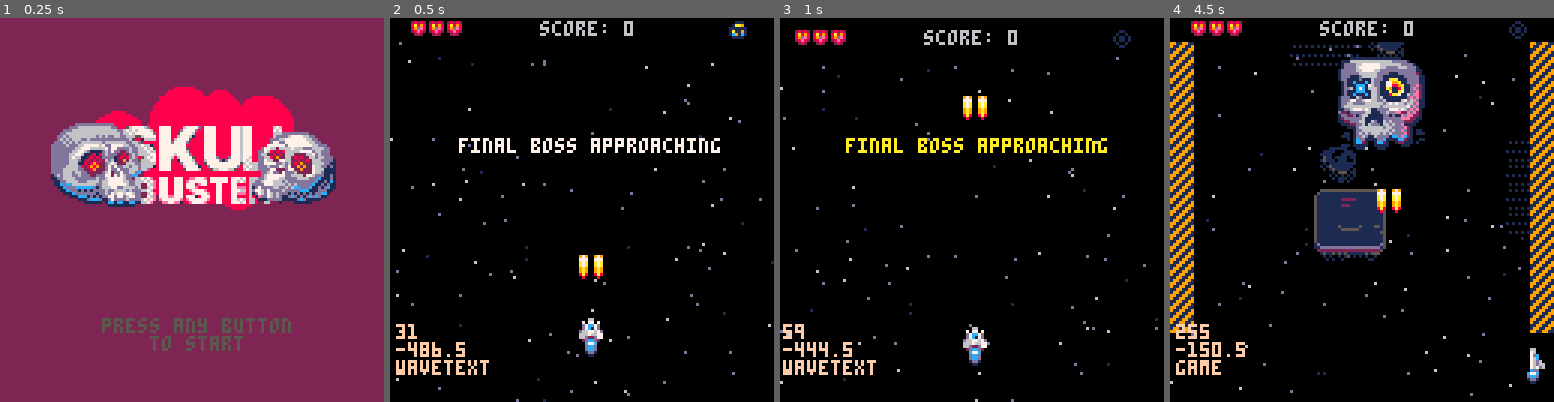
Above: before the commit, frames 1-4 (left to right).
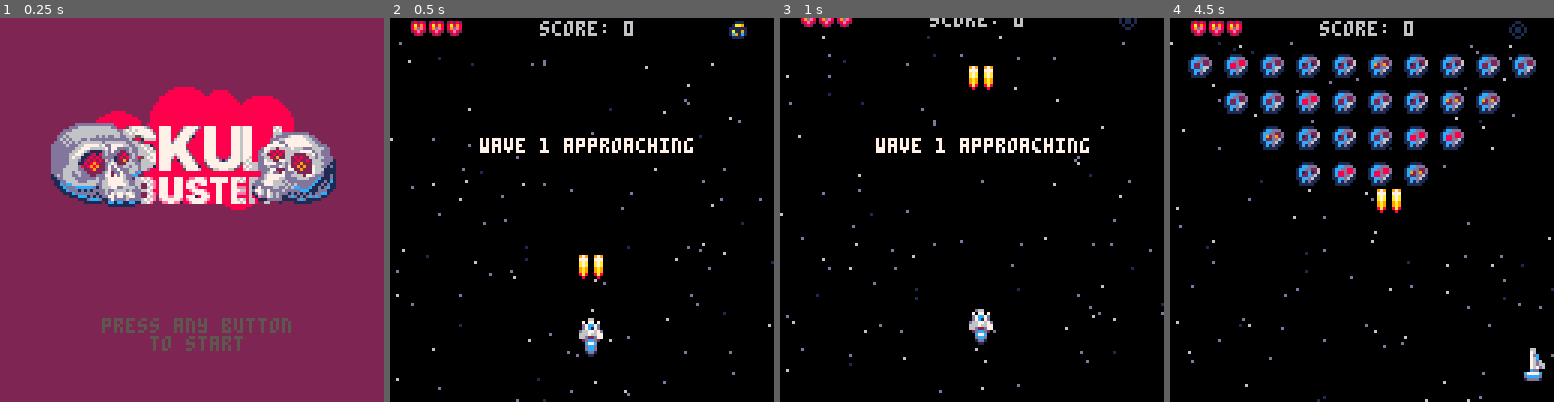
Above: after the commit, the same moments.

Repository: jimmac/pico-shed
Game: PICO-8 cartridge skulls.p8
The game is run twice, just before and just after one commit, with the same random seed, the same clock (stepped at 60 frames per second) and the same inputs.
Inputs:
- Up to frame 1 (0.25 s): no input
- Up to frame 2 (0.5 s): tap X (X key) at 0.33 s
- Up to frame 3 (1 s): tap O (Z key) at 0.7 s
- Up to frame 4 (4.5 s): tap X (X key) at 1.07, 1.85, 2.97, 4.08 s; hold Right 1.6-2.1 s; tap O (Z key) every 0.4 s from 1.7 to 4.1 s; hold Up 2.15-2.42 s; hold Right 2.47-3.03 s; hold Left 3.08-3.58 s; hold Down 3.63-3.97 s; hold Right from 4.02 s (still down)

Frame 1 is identical in both runs. In frame 2, 2.4% of the frame differs, in the area x 1-86%, y 31-93%; in frame 3, 6.2%; in frame 4, 26%, in the area x 0-100%, y 6-100%.

Commit message:
still struggling with the stupid state machine.
- what a spaghetti code. would love to have a more solid main flow

Diff:
--- a/skulls.p8
+++ b/skulls.p8
@@ -7,7 +7,6 @@
 -- todo
 
 -- boss
-	-- space station map under
 	-- special states
 	   -- shooting aimed fast
 	   -- spread shot gallore
@@ -35,7 +34,7 @@
 	music(0)
 	lockout=0
 	t=0
-	debug=true
+	debug=false
 end
 
 function _update60 ()
@@ -79,7 +78,7 @@
 	mode="wavetext"
 	flash=0
 	firet=0
-	wave=5
+	wave=0
 	lastwave=6
 	nextwave()
 	wavet=160
@@ -89,8 +88,8 @@
 	pl=makespr()
 	pl.x=63
 	pl.y=100
-	pl.spx=0
-	pl.spy=0  --speed
+	pl.sx=0
+	pl.sy=0  --speed
 	pl.spr=2
 	pl.lv=3   --number of lives
 	pl.inv=0  --invincibility
@@ -238,6 +237,9 @@
 end
 
 function col(a,b)
+ if a.ghost or b.ghost then
+  return false
+ end
 	--collision between a and b
 	--assumes 8x8 sprites
 	local a_left=a.x
@@ -433,29 +435,29 @@
 
  --ship movement
 	if btn(➡️) and pl.x<119 then
-		pl.spx=2
-		pl.spy=0
+		pl.sx=2
+		pl.sy=0
 		pl.spr=3
 	elseif btn(⬅️) and pl.x>1 then
-		pl.spx=-2
-		pl.spy=0
+		pl.sx=-2
+		pl.sy=0
 		pl.spr=1
 	elseif btn(⬆️) and pl.y>0 then
 	 pl.spr=2
-	 pl.spx=0
-	 pl.spy=-1
+	 pl.sx=0
+	 pl.sy=-1
 	elseif btn(⬇️) and pl.y>=0 and pl.y<110 then
 	 pl.spr=2
-	 pl.spx=0
-	 pl.spy=2
+	 pl.sx=0
+	 pl.sy=2
 	 flame=7 --small flame
 	else
-	 pl.spy=0
-		pl.spx=0
+	 pl.sy=0
+		pl.sx=0
 		pl.spr=2
 	end
-	pl.x=pl.x+pl.spx
-	pl.y=pl.y+pl.spy
+	pl.x=pl.x+pl.sx
+	pl.y=pl.y+pl.sy
 
 	-- spawn enemies if wave over
  if mode=="game" and #en==0 then
@@ -488,7 +490,11 @@
 			 local ency=myen.y+myen.sprh*4
 			 local plcx=pl.x+pl.sprw*4
 			 local plcy=pl.y+pl.sprh*4
-				pl.lv-=1
+			 if myen.boss then
+			 	pl.lv=0
+		 	else
+					pl.lv-=1
+				end
 				pl.inv=90
 				sfx(1)
 				del(en,myen)
@@ -504,7 +510,9 @@
 		pl.inv=0 --don't flash at the end
 		mode="gameover"
 		music(40)
-	end
+		return
+	end
+
 
 	--collision pl x enemy bullets
 	if pl.inv<=0 then
@@ -520,7 +528,6 @@
 				del(ebl,myebul)
 				setoff_explosion(plcx+rnd(10),plcy+rnd(10),"player")
 				setoff_sw(plcx,plcy)
-				screenshake(pl)
 			end
 		end
 	end
@@ -560,12 +567,14 @@
 		end
 	end
 	--make sure bombdeads are exploded
+	--[[
 	for myen in all(en) do
 		if myen.hp<=0 then
 		 killen(myen)
 		 screenshake(myen)
 		end
 	end
+	]]--
 
 	--move player bullets
 	for bullet in all(bl) do
@@ -674,6 +683,10 @@
 end
 
 function update_youwin()
+ if t<lockout then
+  return
+ end
+
  if btn(❎)==false and btn(🅾️)==false then
  	btnrelease=true
  end
@@ -873,7 +886,7 @@
  pal(1,13)
 	for i=0,16 do
 		for j=0,16 do
-			spr(240+rnd(j),i*8,j*8)
+			spr(241+rnd(j),i*8,j*8)
 		end
 	end
 	pal()
@@ -885,13 +898,13 @@
  wave+=1
 
  if wave>lastwave then
+  sfx(35)
 	 mode="youwin"
-	 lockout=t+30
-	 music(24)
- else --waves
- 	mode="wavetext"
- 	wavet=160
- end
+	 lockout=t+60
+ else
+		mode="wavetext"
+		wavet=160
+	end
 end
 
 function spawnwave()
@@ -953,8 +966,6 @@
 	local myebul=makespr()
 
 	myebul.spr=14
-	myebul.x=myen.x+3*myen.sprw
-	myebul.y=myen.y+6*myen.sprh
 	myebul.spr=14
 	myebul.ani={14,30,31,30,14}
 	myebul.anispd=.1
@@ -963,16 +974,23 @@
 	myebul.colw=2
 	myebul.colh=2
 	myebul.bulmode=true
-
-	myen.flash=8
+	myebul.x=myen.x+3*myen.sprw
+	if myen.boss then
+		myebul.y=myen.y+7*myen.sprh
+	else
+		myebul.y=myen.y+6*myen.sprh
+		myen.flash=8
+	end
 	sfx(4)
-	add(ebl,myebul)
-end
-
-function efirespread(myen,num,spd)
- local offset=t%4/10
+	--add(ebl,myebul)
+end
+
+function efirespread(myen,num,spd,base)
+ if base==nil then
+  base=0
+ end
  for i=1,num do
- 	efire(myen,(1/num)*i+offset,spd)
+  efire(myen,1/num*i+base,spd)
  end
 end
 
@@ -1017,8 +1035,8 @@
 		myen.colw=32
 		myen.colh=32
 		myen.hp=150
-		myen.spy=.1
-		myen.spx=0
+		myen.sy=0
+		myen.sx=0
 		myen.ani={132,136,140,136}
 		myen.deathshake=0--speci expl
 	elseif entype==6 then
@@ -1028,39 +1046,39 @@
 		myen.colw=16
 		myen.colh=16
 		myen.hp=50
-		myen.spy=.1
-		myen.spx=1
+		myen.sy=.1
+		myen.sx=1
 		myen.ani={24,26,28}
 		myen.deathshake=1
 	elseif entype==5 then
 		--skull
 		myen.hp=4
-		myen.spy=.2
-		myen.spx=0
+		myen.sy=.2
+		myen.sx=0
 		myen.ani={48,49,50,51}
 		myen.deathshake=0
 	elseif entype==4 then
 	--eye
 		myen.hp=5
 		myen.hp=5
-		myen.spy=0 --stays but shoots
-		myen.spx=0
+		myen.sy=0 --stays but shoots
+		myen.sx=0
 		myen.ani={36,37,38,39}
 	elseif entype==3 then
 		myen.hp=3
-		myen.spy=.2
-		myen.spx=0
+		myen.sy=.2
+		myen.sx=0
 		myen.ani={32,33,34,35}
 	elseif entype==2 then
 		myen.hp=1
-		myen.spy=.2
-		myen.spx=0
+		myen.sy=.2
+		myen.sx=0
 		myen.ani={20,21,22,23}
 	else
 		--default 1
 		myen.hp=2
-		myen.spy=.21
-		myen.spx=0
+		myen.sy=.21
+		myen.sx=0
 		myen.ani={16,17,18,19}
 	end
 	myen.flash=0
@@ -1069,6 +1087,14 @@
 end
 
 function killen(myen)
+ if myen.boss then
+  myen.mission="boss5"
+  myen.phbegin=t
+  myen.ghost=true
+  ebl={}
+  sfx(51)
+  return
+ end
  local encx=myen.x+myen.sprw*4
  local ency=myen.y+myen.sprh*4
 
@@ -1115,12 +1142,28 @@
   if abs(myen.posy-myen.y)<.9 then
   	myen.y=myen.posy --snap to final destination
   	myen.x=myen.posx
-   myen.mission="protec"
+  	if myen.boss then
+  		myen.wait=60
+  		myen.mission="boss1"
+  		myen.phbegin=t
+  	else
+	   myen.mission="protec"
+  	end
   end
 
  elseif myen.mission=="protec" then
   -- staying put
 
+ elseif myen.mission=="boss1" then
+ 	doboss1(myen)
+ elseif myen.mission=="boss2" then
+ 	doboss2(myen)
+ elseif myen.mission=="boss3" then
+ 	doboss3(myen)
+ elseif myen.mission=="boss4" then
+ 	doboss4(myen)
+ elseif myen.mission=="boss5" then
+ 	doboss5(myen)
  elseif myen.mission=="attac" then
   if myen.type==1 then
   --basic suicide attack
@@ -1182,10 +1225,6 @@
 	  if myen.y>100 then
 	  	myen.sy=1
 	  end
-  else
-  --fixme:boss
-
-
 	 end
   move(myen)
  end
@@ -1244,6 +1283,177 @@
   end
  end
 end
+-->8
+--boss
+function doboss1(myen)
+-- movement
+ local spd=1
+
+ if myen.sx==0 or myen.x>=93 then
+  myen.sx=-spd
+ end
+ if myen.x<=3 then
+  myen.sx=spd
+ end
+ -- shooting
+ if t%30>9 then
+  if t%6==0 then
+   efire(myen,0,1)
+  end
+ end
+
+ -- transition
+ if myen.phbegin+8*60<t then
+  myen.mission="boss2"
+  myen.phbegin=t
+  myen.subphase=1
+ end
+ move(myen)
+end
+
+function doboss2(myen)
+	local spd=0.5
+
+	-- movement
+	if myen.subphase==1 then
+	 myen.sx=-spd
+	 if myen.x<=4 then
+	  myen.subphase=2
+	 end
+	elseif myen.subphase==2 then
+	 myen.sx=0
+	 myen.sy=spd
+	 if myen.y>=90 then
+	  myen.subphase=3
+	 end
+	elseif myen.subphase==3 then
+	 myen.sx=spd
+	 myen.sy=0
+	 if myen.x>=91 then
+	  myen.subphase=4
+	 end
+	elseif myen.subphase==4 then
+	 myen.sx=0
+	 myen.sy=-spd
+	 if myen.y<=25 then
+	  -- transition
+	  myen.mission="boss3"
+	  myen.phbegin=t
+	  myen.sy=0
+	 end
+	end
+ -- shooting
+ if t%30==0 then
+  aimedfire(myen,spd*1.6)
+ end
+
+ move(myen)
+end
+
+function doboss3(myen)
+-- movement
+ local spd=0.5
+
+ if myen.sx==0 or myen.x>=93 then
+  myen.sx=-spd
+ end
+ if myen.x<=3 then
+  myen.sx=spd
+ end
+
+ -- shooting
+ if t%30==0 then
+  efirespread(myen,8,1,time()/4)
+ end
+
+ -- transition
+ if myen.phbegin+8*30<t then
+  myen.mission="boss4"
+  myen.subphase=1
+  myen.phbegin=t
+ end
+ move(myen)
+end
+
+function doboss4(myen)
+ local spd=.5
+
+ -- movement
+ if myen.subphase==1 then
+  myen.sx=spd
+  if myen.x>=91 then
+   myen.subphase=2
+  end
+ elseif myen.subphase==2 then
+  myen.sx=0
+  myen.sy=spd
+  if myen.y>=90 then
+   myen.subphase=3
+  end
+ elseif myen.subphase==3 then
+  myen.sx=-spd
+  myen.sy=0
+  if myen.x<=4 then
+   myen.subphase=4
+  end
+ elseif myen.subphase==4 then
+  myen.sx=0
+  myen.sy=-spd
+  if myen.y<=25 then
+   -- transition
+   myen.mission="boss1"
+   myen.phbegin=t
+   myen.sy=0
+  end
+ end
+
+ -- shooting
+ if t%45==0 then
+  if myen.subphase==1 then
+   efire(myen,0,1)
+  elseif myen.subphase==2 then
+   efire(myen,0.25,1)
+  elseif myen.subphase==3 then
+   efire(myen,0.5,1)
+  elseif myen.subphase==4 then
+   efire(myen,0.75,1)
+  end
+ end
+ -- transition
+ move(myen)
+end
+
+function doboss5(myen)
+	--fireball end
+	myen.shake=3
+ myen.flash=10
+
+ if t%30==0 then
+ 	--keep exploding
+  setoff_explosion(myen.x+rnd(32),myen.y+rnd(24))
+  sfx(2)
+  shake=1
+ end
+
+ if myen.phbegin+2*60<t then
+	 if t%10==0 then
+	  setoff_explosion(myen.x+rnd(32),myen.y+rnd(24))
+   --setoff_sw(myen.x+16,myen.y+16)
+	  sfx(2)
+   shake=2
+	 elseif t%49==0 then
+	 	sfx(7)
+	 	setoff_explosion(myen.x,myen.y)
+   setoff_sw(myen.x+16,myen.y+16)
+	 end
+ end
+
+	--end it
+ if myen.phbegin+4*60<t then
+ 	music(24)
+ 	en={}
+	end
+end
 
 
 
@@ -1504,115 +1714,130 @@
 
 
 __map__
-c100000000000000000000000000efc1c20000000000000000000000000000c2c10000000000000000000000000000000000000000000000000000000000000000000000000000000000000000000000000000000000000000000000000000000000000000000000000000000000000000000000000000000000000000000000
-c10000000000c4c4c4c400000000efc1c20000000000000000000000000000c2c10000c4c5c6000000000000000000000000000000000000000000000000000000000000000000000000000000000000000000000000000000000000000000000000000000000000000000000000000000000000000000000000c1c100000000
-c1000000ccc4c40000c4c4000000efc1c20000000000000000000000000000c2c10000d4d5d60000000000000000000000000000000000000000000000000000000000000000000000000000000000000000000000000000000000000000000000000000000000000000000000000000000000000000000000c1c1c100000000
-c1000000dcc400000000c4000000efc1c20000000000000000000000000000c2c10000e4e5e60000000000000000000000000000000000000000000000000000000000000000000000000000000000000000000000000000000000000000000000000000000000000000000000000000000000000000000000c1c1c1c1000000
-c100000000c4000000c4c400000000c1c20000c4c5c6000000000000000000c2c10000000000c4c5c60000000000000000000000000000000000000000000000000000000000000000000000000000000000000000000000000000000000000000000000000000000000000000000000000000000000000000c1c1c1c1000000
-c100000000c40000c4c400c4000000c1c20000d4d5d6000000000000000000c2c10000000000d4d5d600000000000000000000000000000000000000000000000000000000000000000000000000000000000000000000000000000000000000000000000000000000000000000000000000000000000000c1c1c1c1c1c10000
-c10000f1f1c4c4c4000000c4000000c1c20000e4e5e6000000000000000000c2c10000000000e4e5e600000000000000000000000000000000000000000000000000000000000000000000000000000000000000000000000000000000000000000000000000000000000000000000000000000000000000c1c1c1c1c1c10000
-c1f1f1f10000c400000000c4000000c1c20000000000000000000000000000c2c10000000000000000000000000000000000000000000000000000000000000000000000000000000000000000000000000000000000000000000000000000000000000000000000000000000000000000000000000000000000000000c10000
-c10000c4c4c4c4c4c4c4c4c4000000c1c20000000000000000000000000000c2c10000000000000000000000000000000000000000000000000000000000000000000000000000000000000000000000000000000000000000000000000000000000000000000000000000000000000000000000000000000000000000000000
-c1f100c40000000000000000000000c1c20000000000000000000000000000c2c10000000000000000000000000000000000000000000000000000000000000000000000000000000000000000000000000000000000000000000000000000000000000000000000000000000000000000000000000000000000000000000000
-c10000c4c400f1f1c4c40000f1f1f1c1c20000000000000000000000000000c2c10000000000000000000000000000000000000000000000000000000000000000000000000000000000000000000000000000000000000000000000000000000000000000000000000000000000000000000000000000000000000000000000
-c1000000c4c4c4c40000c4c4000000c1c20000000000000000c4c5c6000000c2c100000000000000c4c5c600000000000000000000000000000000000000000000000000000000000000000000000000000000000000000000000000000000000000000000000000000000000000000000000000000000000000000000000000
-c1000000000000000000000000f1f1c1c20000000000000000d4d5d6000000c2c100000000000000d4d5d600000000000000000000000000000000000000000000000000000000000000000000000000000000000000000000000000000000000000000000000000000000000000000000000000000000000000000000000000
-c1000000000000000000cccd000000c1c20000000000000000e4e5e6000000c2c100000000000000e4e5e600000000000000000000000000000000000000000000000000000000000000000000000000000000000000000000000000000000000000000000000000000000000000000000000000000000000000000000000000
-c10000000000cccd00000000000000c1c20000000000000000000000000000c2c10000000000000000000000000000000000000000000000000000000000000000000000000000000000000000000000000000000000000000000000000000000000000000000000000000000000000000000000000000000000000000000000
-c10000000000dcddcccd00000000f2c1c20000000000000000000000000000c2c10000000000000000000000000000000000000000000000000000000000000000000000000000000000000000000000000000000000000000000000000000000000000000000000000000000000000000000000000000000000000000000000
-c100000000cccd00dcdd0000000000c1c20000000000000000000000000000c2c100000000c4c5c600000000000000000000000000000000000000000000000000000000000000000000000000000000000000000000000000000000000000000000000000000000000000000000000000000000000000000000000000000000
-c100000000dcdd00cccd0000000000c1c20000000000000000000000000000c2c100000000d4d5d600000000000000000000000000000000000000000000000000000000000000000000000000000000000000000000000000000000000000000000000000000000000000000000000000000000000000000000000000000000
-c100000000000000dcdd0000000000c1c200000000c4c5c600000000000000c2c100000000e4e5e600000000000000000000000000000000000000000000000000000000000000000000000000000000000000000000000000000000000000000000000000000000000000000000000000000000000000000000000000000000
-c100000000000000cccd000000f200c1c200000000d4d5d600000000000000c2c10000000000000000000000c4c5c6000000000000000000000000000000000000000000000000000000000000000000000000000000000000000000000000000000000000000000000000000000000000000000000000000000000000000000
-c100000000f2f2f2dcdd0000000000c1c200000000e4e5e600000000000000c2c10000000000000000000000d4d5d6000000000000000000000000000000000000000000000000000000000000000000000000000000000000000000000000000000000000000000000000000000000000000000000000000000000000000000
-c10000000000000000000000000000c1c20000000000000000000000000000c2c10000000000000000000000e4e5e6000000000000000000000000000000000000000000000000000000000000000000000000000000000000000000000000000000000000000000000000000000000000000000000000000000000000000000
-c10000000000000000000000000000c1c20000000000000000000000000000c2c10000000000000000000000000000000000000000000000000000000000000000000000000000000000000000000000000000000000000000000000000000000000000000000000000000000000000000000000000000000000000000000000
-c10000000000000000000000000000c1c20000000000000000000000000000c2c10000000000000000000000000000000000000000000000000000000000000000000000000000000000000000000000000000000000000000000000000000000000000000000000000000000000000000000000000000000000000000000000
-c10000000000cccd000000000000f2c1c20000000000000000000000000000c2c10000000000000000000000000000000000000000000000000000000000000000000000000000000000000000000000000000000000000000000000000000000000000000000000000000000000000000000000000000000000000000000000
-c10000000000dcdd000000000000f2c1c20000000000000000000000000000c2c10000000000000000000000000000000000000000000000000000000000000000000000000000000000000000000000000000000000000000000000000000000000000000000000000000000000000000000000000000000000000000000000
-c10000000000c4c5c60000000000f2c1c2000000c4c5c60000000000000000c2c10000000000000000000000000000000000000000000000000000000000000000000000000000000000000000000000000000000000000000000000000000000000000000000000000000000000000000000000000000000000000000000000
-c10000000000d4d5d60000000000f2c1c2000000d4d5d6000000c4c5c60000c2c1000000c4c5c60000000000000000000000000000000000000000000000000000000000000000000000000000000000000000000000000000000000000000000000000000000000000000000000000000000000000000000000000000000000
-c10000000000e4e5e6000000000000c1c2000000e4e5e6000000d4d5d60000c2c1000000d4d5d60000000000000000000000000000000000000000000000000000000000000000000000000000000000000000000000000000000000000000000000000000000000000000000000000000000000000000000000000000000000
-c10000e2e2e2e2e200000000000000c1c2000000000000000000e4e5e60000c2c1000000e4e5e60000000000000000000000000000000000000000000000000000000000000000000000000000000000000000000000000000000000000000000000000000000000000000000000000000000000000000000000000000000000
-c100e2e2e2e2000000000000000000c1c20000000000000000000000000000c2c10000000000000000000000000000000000000000000000000000000000000000000000000000000000000000000000000000000000000000000000000000000000000000000000000000000000000000000000000000000000000000000000
-c100e2e20000000000000000000000c1c20000000000000000000000000000c2c10000000000000000000000000000000000000000000000000000000000000000000000000000000000000000000000000000000000000000000000000000000000000000000000000000000000000000000000000000000000000000000000
-…(80 lines of a section not shown)…
+eb0000cbef0000000000ebec00ecebdbcc000000000000000000000000000000e20000000000ea000000000000cccd00d20000000000ed00ea000000ebeccbd1d200000000000000d9000000000000d1d20000000000000000000000000000d1d2d5d5d5d5d5d5d5d5d5d5d5d5d5c3d1c20000000000000000000000000000c1
+ea0000edcb00000000000000edcccd00000000000000ea000000000000000000000000000000000000000000eadcdd00d200000000000000000000cccdeb00d1d200000000000000d9000000000000d1d20000000000000000000000000000d1d2d5d5d8d5d5c3d5d5d5d5d8d5d5d5d1d20000000000000000000000000000d1
+cd0000ec00ee00ec000000ebecdcddcb0000000000cbec000000000000000000c60000000000000000000000000000c4d200000000000000000000dcddeaebd1d200000000000000d9000000000000d1d20000000000000000000000000000d1d2d5d5d5d5d5d5d5d5c3d5d5d5d5d5d1d20000000000000000000000000000d1
+dd00cccd00000000000000eaebdaca00000000000000edeb00000000ed00eaedd60000000000000000000000000000d4d20000000000ebeccb00ea00db0000d1d200000000000000d9000000000000d1d20000000000000000000000000000d1d2d5d5c3d5d5d5d5d5d5d5d5d5d5d5d1d20000000000000000000000000000d1
+eaeadcdd000000000000ed00ebeceacc00000000edececeb00000000000000dbd600000000000000000000000000ccd4d2000000000000eb00000000000000d1d200000000000000d9000000000000d1d2000000cccd0000000000000000ced1d2d5d5d5d5d5d5d5d5d5d5d5d5d5d5d1d20000000000000000000000000000d1
+cb00000000000000ec00000000ebecdc00000000000000000000000000000000d600000000000000000000000000dcd4d2000000000000eaeb000000000000d1d2eccb0000000000d900cccd000000d1d2000000dcdd0000000000000000ded1d2d5d5d5d5d5d5d8d5d5d5d8d3d8d5d1d20000000000000000000000000000d1
+eb00cb0000000000000000eb00ec0000000000000000ed00ea000000ebeccbccd6cd00000000000000000000000000d4d2000000ea00db0000000000000000d1d2eb0000000000000000dcdd000000d1d200000000000000000000cccd0000d1d2d5d5d5d8d5d5d5d5d5d5d5d5d5d5d1d200000000cb0000000000000000ced1
+da0000edee000000ec00000000ec000000000000000000000000000000eb00dcd6dd00000000000000000000ea0000d4d20000000000000000000000000000d1d2eaeb000000000000000000000000d1d200000000000000000000dcdd0000d1d2d5d5d5d5d5d5d5d5d5d5d5d5d5d5d1d20000000000000000cb00000000ded1
+0000000000000000eceb00000000000000000000000000000000000000eaeb00d60000000000000000000000000000d4d2000000000000000000ebeccb00ead1d20000000000000000000000000000d1d20000000000000000000000000000d1d2d5c3d5d5d5d5d5d5c3d5d5d5d5d5d1d200000000000000000000cccd0000d1
+00000000ea0000000000ed000000da00000000000000ebeccb00ea00db000000d6cccd000000000000000000000000d4d200000000000000000000eb0000ced1d200c1c200dacb00c4c5c600c1c200d1d20000000000000000000000000000d1d2d5d5d5d5d5d5d5d5d5d5d5d5d5d5d1d2000000000000eb000000dcdd0000d1
+0000000000000000000000000000cb0000000000000000eb0000000000000000d6dcdd000000000000000000000000d4d200000000eb0000000000eaeb00ded1d200d1d200ebed00d4d5d600d1d200d1d2eccb000000000000000000000000d1d2d5d5d5d5d3d5d5d5d8d5d5d5d5d5d1d2000000eb00000000000000000000d1
+00cccd00000000da000000ebec00000000000000000000eaeb00000000000000d60000000000000000000000000000d4d200000000000000ea00db00000000d1d2d9e1e200eaebebd4d5d600e1e200d1d2eb00000000000000000000000000d1d2d5d5d5d5d5d5d5d5d8d5d5d5d5d5d1d20000000000000000000000000000d1
+00dcdd0000000000000000000000ec0000000000ea00db000000000000000000d600000000ea000000000000000000d4d20000000000000000000000000000d1d200ebeb000000cad4d5d600000000d1d2eaeb000000000000000000000000d1d2d5d5d5d5d5d5d5d8d5d5d5d5c3d5d1d2000000000000ebec00ecdbea0000d1
+000000000000000000000000000000ce00000000000000000000000000000000d600000000000000000000ea0000ccd4d20000ea00db0000ea00db00000000d1d200ebebeb000000d4d5d6ea000000d1d2cb00000000000000000000c30000d1d2d5d5d5d8d5d5d5d5d5d5d5d5d5d5d1d2000000c4c5c8c5c5c7c6cadaebc0d1
+cd0000ec00000000ed00ea00000000de000000000000000000000000000000ccd600000000000000000000000000dcd4d2cf00000000000000000000000000d1d200ebedebeceb00d4d5d600000000d1d2000000000000eedbef0000ec0000d1d2d5d5d5d5d5d5d5d5d5d5d5d5d5d5d1d2000000d4c3d5d5d5d5d6eeecc0c0d1
+dd0000ebeb0000000000000000000000000000000000000000000000eb0000dcd6cd0000ea00000000000000000000d4d2df00000000000000000000000000d1d200eb0000ebebebd4d5d60000cb00d1d2eb00000000db00caeb0000000000d1d2d5d5d5c3d5d5d5d5d5d3d5d5d5d5d1d2000000d4d5d5d5d5d5d6d0eeedcbd1
+00000000eb0000000000000000eb000000000000000000ebeccb000000000000d6dd00cbea000000000000eacb0000d4d20000000000000000000000000000d1d200ebed00eaecebd4d5d6cbebec00d1d2000000000000ebdbeded000000ccd1d2d5d5d5d5d5d5d5d5d5d5d5d5d5d5d1d2000000d4d5d5d5d5c3d5c7c8c5c8d1
+0000000000000000ebeccb00000000000000000000000000eb00000000eceb00d6da00000000000000eccbcaeb0000d4d20000000000000000000000000000d1d200edeb00ebeb00d4d5d6ebebeb00d1d2000000000000eceb00eded0000dcd1d2d5d5d5d5d5d5d5d5d5d5d8d5d5d5d1d2000000d4d8d5d5d5d5d5d5d5d5d5d1
+000000000000000000eb0000000000000000000000000000eaeb00000000ec00d6ebcb0000000000eb0000ecdb0000d4d2000000ed00ea000000ebeccb0000d1d2ebebecedebcbebd4d5d6eccbeb00d1d20000000000db00000000eb000000d1d2d5d5d5d5d3d5d5d5d5d5d5d5d5d5d1d2000000d4d5d5d5d5d5d5d5d5d5d5d1
+00ea00000000000000eaeb0000000000000000000000000000000000daec0000d6eaecebda00000000000000eb0000d4d200cccd00000000000000eb000000d1d20000ebecebebebd4d5d600eced00d1d200000000000000000000ebeb0000d1d2d5d5d5d8d5d5d5d5d5d5d5d5d5d5d1d2000000d4d5d5d5d5d5d5d5d5d5d5d1
+000000000000ea00db00000000000000000000000000000000cccd00ebdb00edd600daec0000000000ea0000000000d4d200dcdd00000000000000eaeb0000d1d200cbcaeb00cb00d4d5d6ebeb0000d1d20000000000000000000000000000d1d2d5d5d5d5d5d5d5d5d5d5d5d5d5d5d1d20000d9e3d5d5c3d5d5d5d5c3d5d5d1
+000000000000000000000000000000000000000000ed00ea00dcdd00ebed0000d6eceb000000000000000000000000d4d2000000ebeccb00ea00db00000000d1d2000000eaeb0000d4d5d6ebeb0000d1d2000000cccd000000000000000000d1d2d5d5d5d5d5d5d5c3d5d5d5d5d5d5d1d2c5c5e9d5d5d5d5d5d5d3d5d5d5d5d1
+00000000ecebeb0000cccd00ebeb000000000000000000000000000000ec0000d600000000ea000000000000000000d4d200000000eb00000000000000edced1d2ea00db0000ed00e4e5e600eceb00d1d2000000dcdd000000000000000000d1d2d5d5d5d5d5c3d5d5d5d5d5d5d5d5d1d2d5d5d5d5d5d5d5d5d5d5d5d5d5d5d1
+00000000ebea000000dcdd0000ebeb0000000000000000ee0000eb0000000000e60000000000000000000000000000e4d200000000eaeb00000000000000ded1d20000000000000000000000ebeb00d1d20000000000000000000000000000d1d2d5d5d5d5d5d5d5d5d5d5d5d5d5d5d1d2d5d5d8d5d5d5d5d5d5d5d5d5d5d5d1
+000000eb00000000000000ec000000000000000000ebeccb00ef0000ea00000000000000000000000000000000000000d200ea00db00000000000000000000d1d2000000ea000000ed00000000ec00d1d20000000000000000000000000000d1d2d5d5d5c3d5d5d5d5d5d5d5d5d5d5d1d2d5d5d5d5d3d5d5d5d5d5d8d5d5d5d1
+0000ebec00000000ebeaeb0000ed00000000000000eceb00ee000000000000cb00000000ea00000000000000cccdea00d2000000000000000000000000ebecd1d2ea00db000000000000000000eb00d1d20000000000000000000000000000d1d2d5c3c3d3d5d5d5d5d5d5d5c3d5d5d1d2d5d5d5d5d5d5d5d5d5d5d5d5d5d5d1
+0000eb000000dbebebcbeb0000000000000000000000eaeb00000000000000ea00000000eaea000000000000dcdd0000d200000000000000000000000000ebd1d200000000000000000000000000ebd1d20000000000000000000000000000d1d2d5d5d5d5c3d5d5d5d5d5d5d3d5d5d1d2d5d5d5d5d8d5d5d5d5d5d5d5d5d5d1
+0000eaeb00eaebebdbebcb0000000000000000ea00db0000000000eccb00ebeb00000000000000000000000000000000d200000000000000000000000000ead1d200000000ca000000da0000000000d1d2000000000000000000cccd000000d1d2e7e7e7e7e7e7e7e7e7e7e7e7e7e7d1d2d5d5d5d5d5d5d5d5d5d5d5d5d5d5d1
+00000000ebebeb0000000000000000000000000000000000000000eb00caebed000000000000000000000000ea000000e200000000000000000000ea00db00e1d20000000000ed0000000000000000d1d2000000000000000000dcdd000000d1d2da00000000000000000000000000d1d2d5d5d5d5d5d5d5d3d5d5d5d5d5c3d1
+0000000000eaec0000000000000000000000000000000000000000eaeb00ebeb00000000000000000000000000000000000000cccd00000000000000000000ebd20000000000000000eced00000000d1d20000000000000000000000000000d1d20000000000000000000000000000d1d2d5d5d5d5d5d5d5d5d5d5d5d5d5d5d1
+0000ed000000000000000000000000000000000000000000ea00db00000000eb00000000000000000000000000000000000000dcdd00000000000000000000ecd20000000000000000ecca00000000d1d20000000000000000000000000000d1d20000000000000000000000000000d1d2d5d5c3d8d5d5d5d5d5d5d5d5d5d6d1
+00000000000000000000000000000000000000000000000000000000000000000000000000000000ea00000000000000000000000000000000000000000000eed20000000000da0000000000000000d1d20000000000000000000000000000d1d20000000000000000000000000000d1d2d5d5d5d5d5d5d5d5d5d5c3d5d5d6d1
+…(95 lines of a section not shown)…
Not shown, changed: 62 lines of the sprite sheet (__gfx__) section of skulls.p8
Not shown, changed: the sound effects (__sfx__) section of skulls.p8
